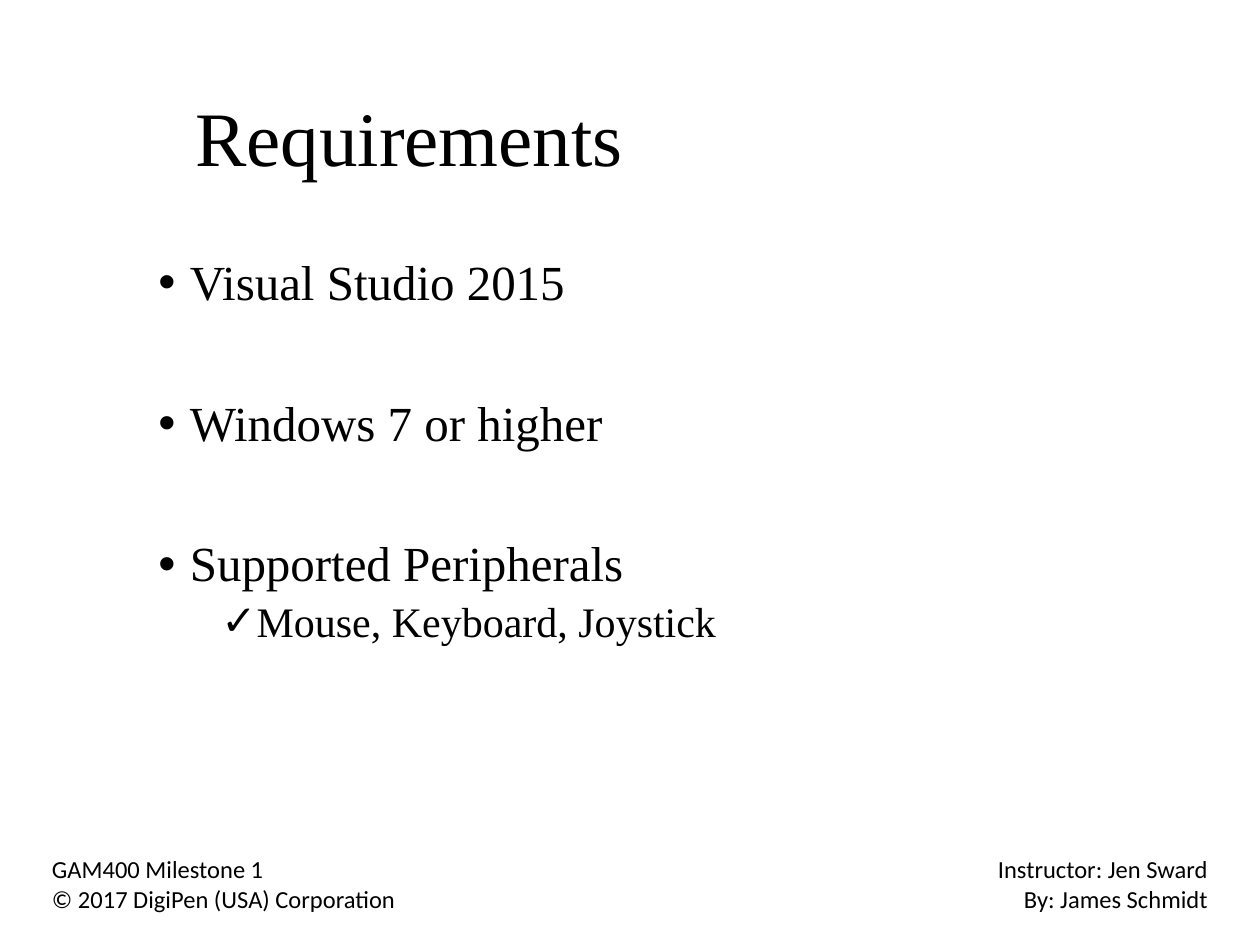
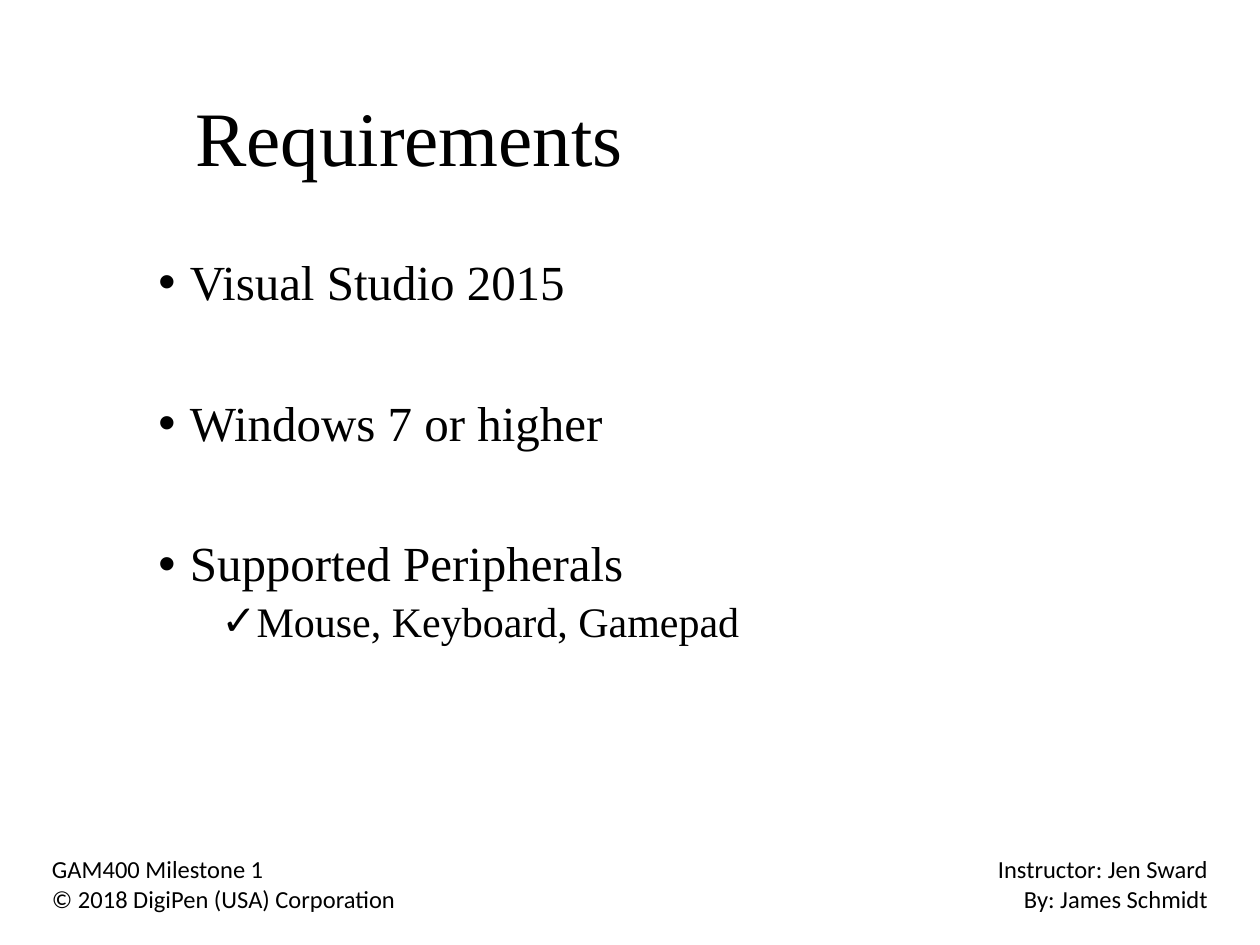
Before and after one commit to NekoTenshi87/SInput, a slide deck: slide 4 of Docs/Milestone1.pptx. Drawn at 1260x945 pixels with LibreOffice and Linux fonts; fonts in the diff are those of the drawing; background and template pictures are left out. Boxes give left, top, right and bottom in pixels: in the first picture for what was removed or moved away, otherwise in the second. Text is boxed around its words. In the diff, an @@ line names an element or a change of style, - is before the commit and + after.

```diff
--- a/Docs/Milestone1.pptx
+++ b/Docs/Milestone1.pptx
@@ text at bbox=[257, 608, 739, 646]: text changed @@
-  ✓ Mouse, Keyboard, Joystick
+  ✓ Mouse, Keyboard, Gamepad
@@ text at bbox=[78, 890, 394, 913]: text changed @@
-© 2017 DigiPen (USA) Corporation
+© 2018 DigiPen (USA) Corporation
```
Also in this commit, not shown: 7 other slides changed, 2 slides added, 26 other files.
